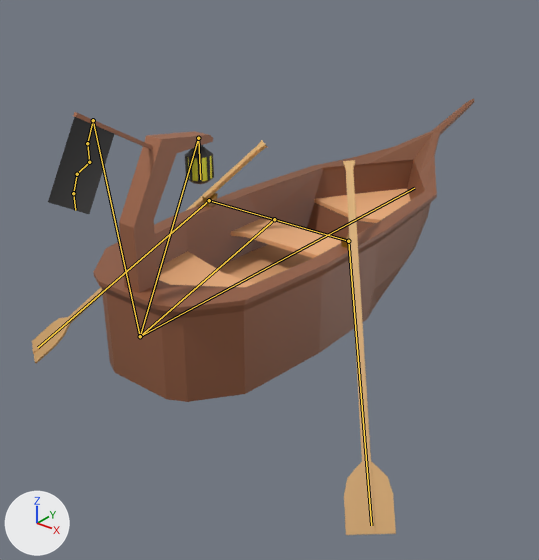
Renders of the Blender file obj_boat_yours_01.blend from each side of a commit.
One viewpoint serves both versions: a 50 mm camera at (5.06, -6.78, 4.59) aimed at (-0.24, -0.14, 0.48). Arrows for +X, +Y and +Z are at lower left; the lights stay in place. The picture after the commit comes second. The bones that bend it are drawn over the model as lines.

Names of what the first picture shows: 'Boat', 'Flag.001', 'Flag.002', 'Flag.003', 'Flag.004', 'Flag.005', 'Lantern', 'Oar_L', 'Oar_R'.
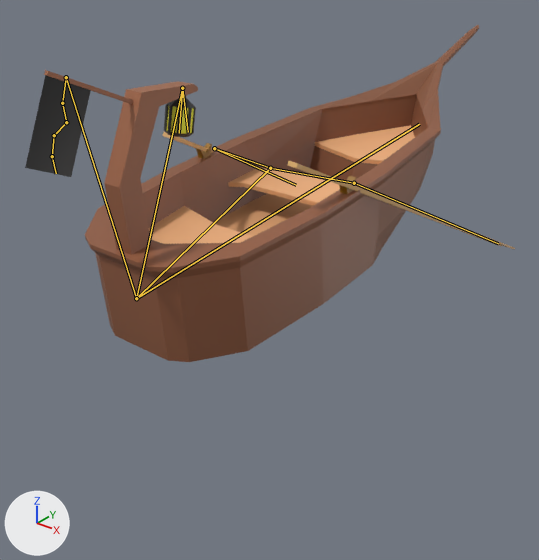
The newer file adds an action. The first version stands in its rest pose; the second is drawn at frame 24 of the action 'Rowing'.

The change in detail:
Bone 'Bone' (bone_bone) moves from (0.0, 0.0, 0.0) to (0.0, 0.0, 0.43).
Bone 'Bone' (bone_bone) turns from (0, 0, 0) to (6, 0, 0) degrees about its own x, y and z.
Bone 'Bone.001' (bone_bone_001) moves from (0.0, 0.0, 0.0) to (0.0, 0.38, 0.2).
Bone 'Bone.001' (bone_bone_001) turns from (0, 0, 0) to (6, 0, 0) degrees about its own x, y and z.
Bone 'Bone.003' (bone_bone_003) turns from (0, 0, 0) to (-17, 0, 0) degrees about its own x, y and z.
Bone 'Bone.002' (bone_bone_002) moves from (0.0, 0.0, 0.0) to (0.0, 0.42, -0.06).
Bone 'Bone.002' (bone_bone_002) turns from (0, 0, 0) to (6, 0, 0) degrees about its own x, y and z.
Bone 'Bone.004' (bone_bone_004) moves from (0.0, 0.0, 0.0) to (0.0, 0.11, 0.41).
Bone 'Bone.004' (bone_bone_004) turns from (0, 0, 0) to (6, 0, 0) degrees about its own x, y and z.
Bone 'Bone.011' (bone_bone_011) turns from (0, 0, 0) to (-4, 0, -10) degrees about its own x, y and z.
Bone 'Bone.013' (bone_bone_013) turns from (0, 0, 0) to (-46, -78, -41) degrees about its own x, y and z.
Bone 'Bone.012' (bone_bone_012) turns from (0, 0, 0) to (-3, 0, 7) degrees about its own x, y and z.
Bone 'Bone.014' (bone_bone_014) turns from (0, 0, 0) to (-56, 80, 31) degrees about its own x, y and z.

Pixel boxes [x1, y1, x2, y2] of what changed, in the pictures (539 x 560 px):
'Boat', posed (8% wider, 11% taller): before [73, 99, 474, 402]; after [44, 25, 479, 362]
'Oar_R', posed (324% wider, 76% shorter): before [343, 160, 396, 535]; after [287, 161, 515, 250]
'Lantern', posed (10% wider): before [185, 145, 214, 184]; after [164, 96, 196, 137]
'Oar_L', posed (mostly hidden afterwards): before [32, 140, 267, 364]; after [163, 132, 214, 153]
'Flag.004', posed (6% wider): before [53, 167, 100, 198]; after [29, 130, 79, 160]
'Flag.002', posed (6% wider): before [64, 132, 110, 165]; after [38, 92, 87, 124]
'Flag.003', posed (6% wider): before [59, 150, 105, 181]; after [34, 111, 83, 142]
'Flag.005', posed (9% wider, 7% shorter): before [48, 185, 94, 214]; after [25, 150, 75, 177]
'Flag.001', posed (11% wider): before [70, 117, 114, 148]; after [42, 75, 91, 106]
bone 'Bone', root to tip: before (140, 336) to (414, 188); after (136, 298) to (419, 124)
bone 'Bone.001', root to tip: before (140, 336) to (198, 138); after (136, 298) to (182, 88)
bone 'Bone.003', root to tip: before (198, 138) to (200, 178); after (182, 88) to (179, 133)
bone 'Bone.002', root to tip: before (140, 336) to (93, 120); after (136, 298) to (66, 77)
bone 'Bone.004', root to tip: before (140, 336) to (274, 219); after (136, 298) to (270, 168)
bone 'Bone.011', root to tip: before (274, 219) to (209, 200); after (270, 168) to (214, 148)
bone 'Bone.013', root to tip: before (209, 200) to (38, 347); after (214, 148) to (296, 185)
bone 'Bone.012', root to tip: before (274, 219) to (348, 241); after (270, 168) to (354, 183)
bone 'Bone.014', root to tip: before (348, 241) to (371, 525); after (354, 183) to (498, 243)
